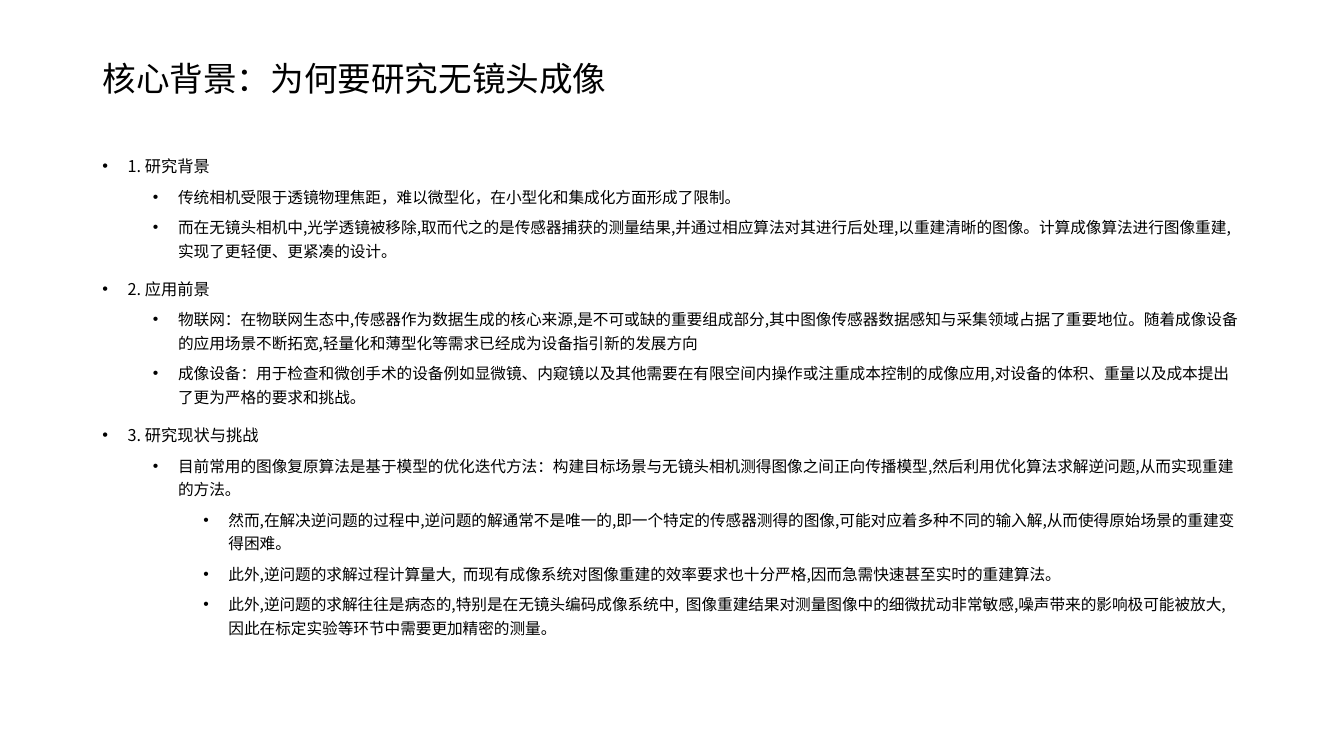
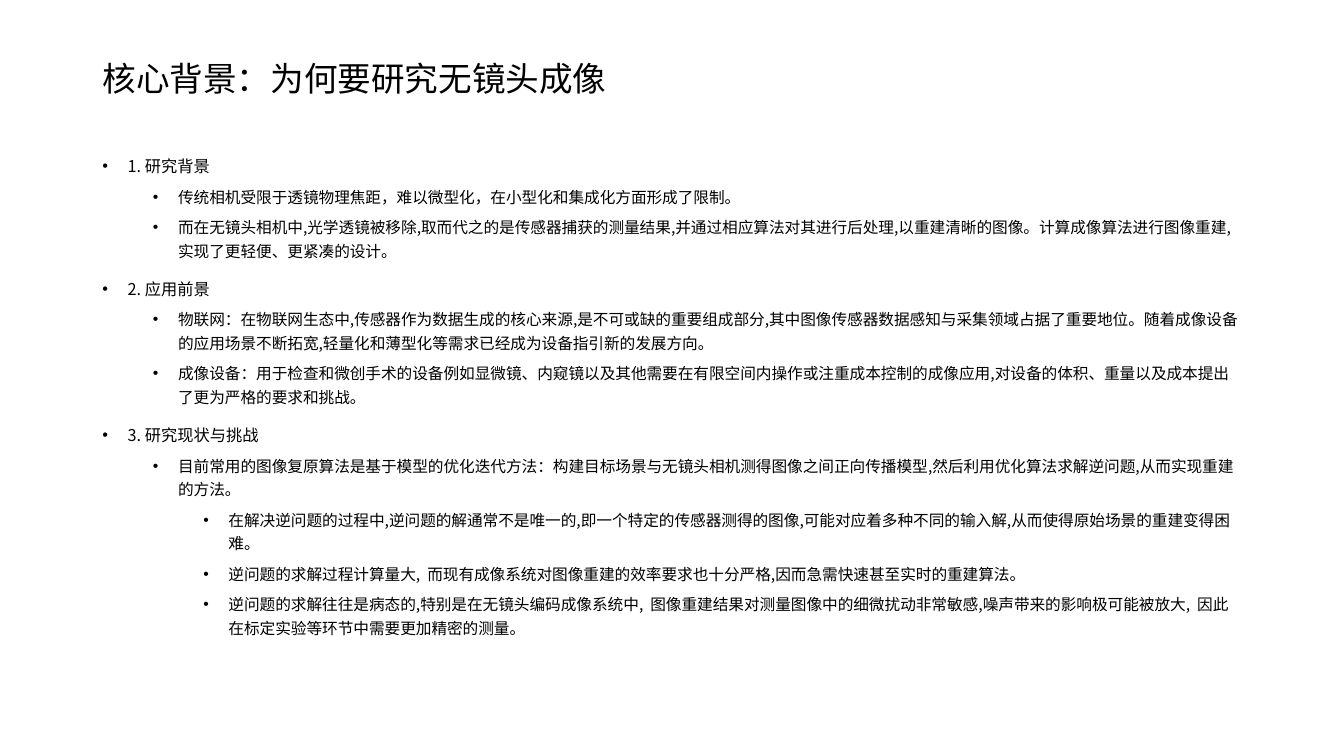
Before and after one commit to saltyfish-orz/group_meeting, a slide deck: slide 2 of 2025.12.22/2025.12.22.pptx. Drawn at 1344x756 pixels with LibreOffice and Linux fonts; fonts in the diff are those of the drawing. Boxes give left, top, right and bottom in pixels: in the first picture for what was removed or moved away, otherwise in the second. Text is boxed around its words. In the diff, an @@ line names an element or a change of style, - is before the commit and + after.

```diff
--- a/2025.12.22/2025.12.22.pptx
+++ b/2025.12.22/2025.12.22.pptx
@@ text at (178, 311, 1238, 352): text changed @@
-  • 物联网：在物联网生态中,传感器作为数据生成的核心来源,是不可或缺的重要组成部分,其中图像传感器数据感知与采集领域占据了重要地位。随着成像设备的应用场景不断拓宽,轻量化和薄型化等需求已经成为设备指引新的发展方向
+  • 物联网：在物联网生态中,传感器作为数据生成的核心来源,是不可或缺的重要组成部分,其中图像传感器数据感知与采集领域占据了重要地位。随着成像设备的应用场景不断拓宽,轻量化和薄型化等需求已经成为设备指引新的发展方向。
@@ text at (228, 512, 1230, 636): text changed @@
-    • 然而,在解决逆问题的过程中,逆问题的解通常不是唯一的,即一个特定的传感器测得的图像,可能对应着多种不同的输入解,从而使得原始场景的重建变得困难。
-    • 此外,逆问题的求解过程计算量大, 而现有成像系统对图像重建的效率要求也十分严格,因而急需快速甚至实时的重建算法。
-    • 此外,逆问题的求解往往是病态的,特别是在无镜头编码成像系统中, 图像重建结果对测量图像中的细微扰动非常敏感,噪声带来的影响极可能被放大, 因此在标定实验等环节中需要更加精密的测量。
+    • 在解决逆问题的过程中,逆问题的解通常不是唯一的,即一个特定的传感器测得的图像,可能对应着多种不同的输入解,从而使得原始场景的重建变得困难。
+    • 逆问题的求解过程计算量大, 而现有成像系统对图像重建的效率要求也十分严格,因而急需快速甚至实时的重建算法。
+    • 逆问题的求解往往是病态的,特别是在无镜头编码成像系统中, 图像重建结果对测量图像中的细微扰动非常敏感,噪声带来的影响极可能被放大, 因此在标定实验等环节中需要更加精密的测量。
```
Also in this commit, not shown: 3 other slides changed.
